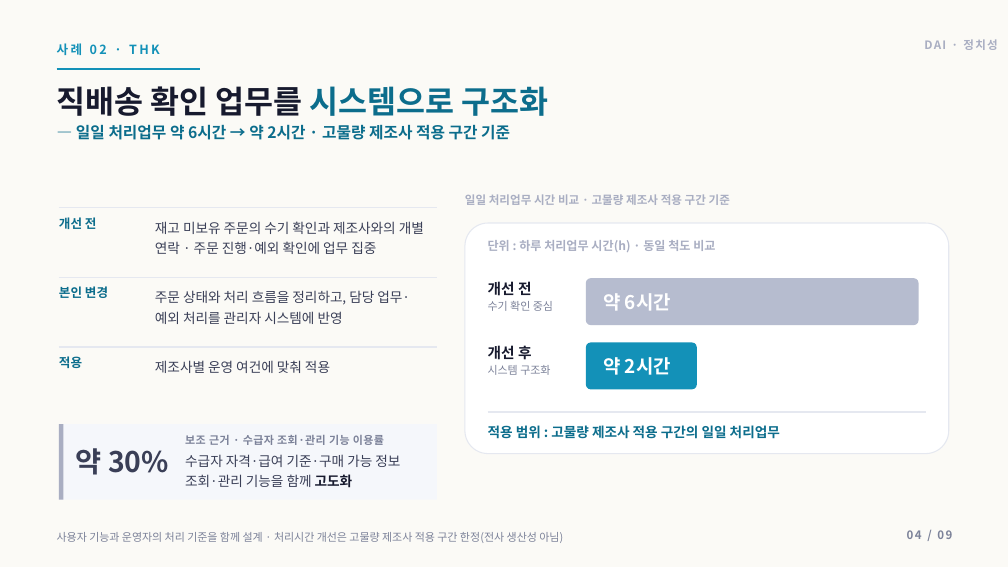
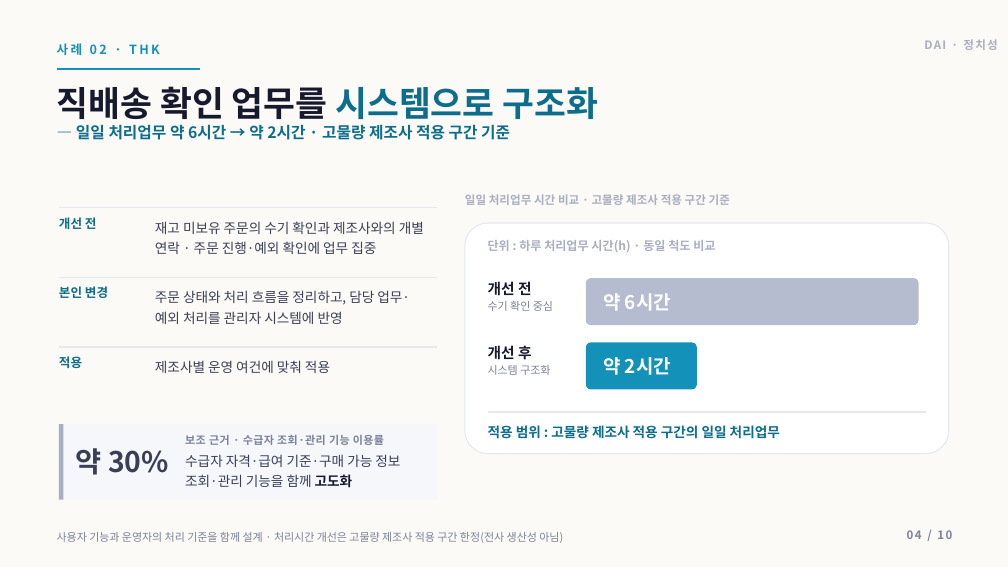
Before and after one commit to insightjung27/dai-healthcare-pt-deck-2, a slide deck: slide 4 of 정치성_DAI_AI헬스케어플랫폼팀장_면접PT.pptx. Drawn at 1008x567 pixels with LibreOffice and Linux fonts; fonts in the diff are those of the drawing. Boxes give left, top, right and bottom in pixels: in the first picture for what was removed or moved away, otherwise in the second. Text is boxed around its words. In the diff, an @@ line names an element or a change of style, - is before the commit and + after.

```diff
--- a/정치성_DAI_AI헬스케어플랫폼팀장_면접PT.pptx
+++ b/정치성_DAI_AI헬스케어플랫폼팀장_면접PT.pptx
@@ text "직배송 확인 업무를 시스템으로 구조화" at (57, 86, 599, 126): size 30 to 33 pt @@
@@ text at (907, 530, 952, 539): text changed @@
-04 / 09
+04 / 10
```
Also in this commit, not shown: 8 other slides changed, 1 slide added, 3 other files.
